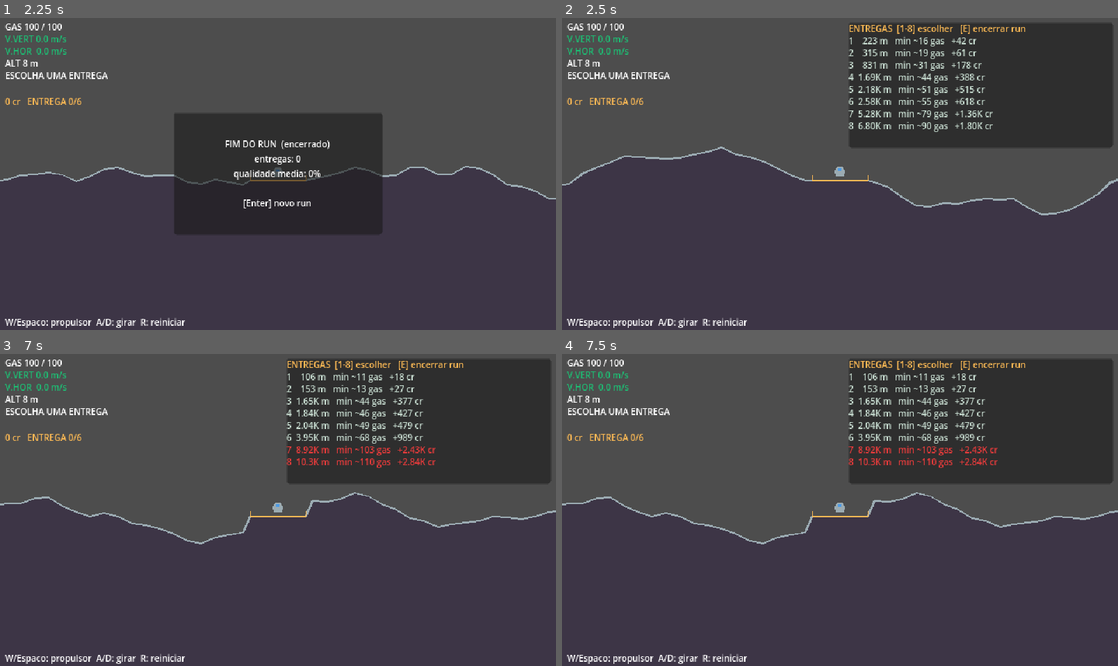
Above: before the commit, frames 1-4 (two rows, left to right).
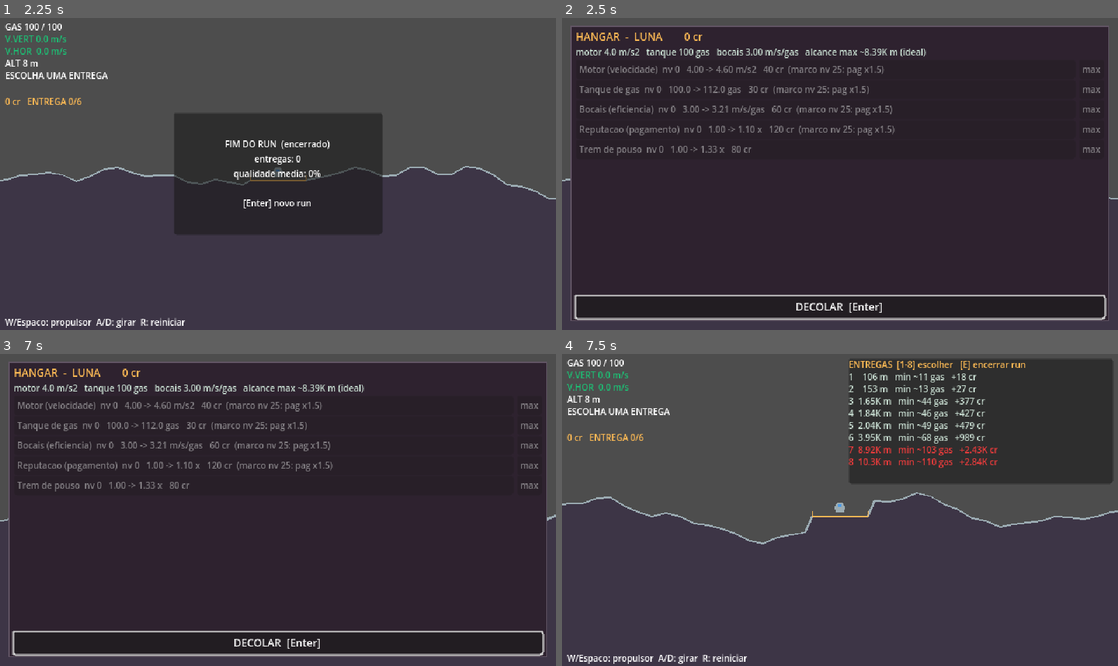
Above: after the commit, the same moments.

Repository: valdersonjr/incremental-lander
Game: Godot game, scene res://game/main.tscn
Two runs of this game, one before a commit and one after it. Both use one fixed random seed, a clock stepped at 60 frames per second and the inputs below.
Inputs (mouse positions are in pixels of both pictures, inside the frame that each line leads up to):
- Up to frame 1 (2.25 s): tap Enter (confirm) at 0.5, 1.35, 2 s; hold D (rotate_right) 0.53-1.28 s; hold Enter (confirm) 0.53-1.28 s; tap R (restart) at 1.25 s; hold A (rotate_left) 1.28-2.03 s; hold D (rotate_right) from 2.03 s (still down); hold E (end_run) from 2.03 s (still down)
- Up to frame 2 (2.5 s): keep holding D (rotate_right); keep holding E (end_run); tap Enter (confirm) at 2.3 s
- Up to frame 3 (7 s): release D (rotate_right) at 2.75 s; release E (end_run) at 2.75 s; click (278, 644) at 2.75 s, where only the run after the commit has a clickable "DECOLAR [Enter]"; tap R (restart) at 3.5, 4.9, 5.75 s; hold W (thrust) 3.53-4.28 s; tap 1 at 3.6 s; tap Enter (confirm) at 3.8, 4.25, 5.1, 6.8 s; hold Enter (confirm) 4.28-5.03 s; hold A (rotate_left) 4.28-6.53 s; tap 9 at 4.35 s; hold Enter (confirm) 5.78-6.53 s; hold D (rotate_right) from 6.53 s (still down); tap E (end_run) at 6.6 s
- Up to frame 4 (7.5 s): release D (rotate_right) at 7.25 s; click (840, 644) at 7.25 s, where only the run after the commit has a clickable "DECOLAR [Enter]"

Frame 1 is identical in both runs. In frame 2, 41% of the frame differs, in the area x 0-100%, y 1-100%; in frame 3, 41%; in frame 4, nothing differs.

Commit message:
Fase 3: hangar e upgrades entre runs
- Purchases (puro, 6 testes): disponibilidade/custo da spec, comprar, comprar máximo, linhas do hangar
  (atual → próximo, próximo marco), alcance ideal
- GameState: planetas liberados, buy_upgrade/buy_upgrade_max, upgrade_rows; Events.upgrade_bought
- Tela de hangar (fundo opaco, botões comprar/máx, DECOLAR); fluxo resumo → hangar → novo run
- Demo compra upgrades sozinho: ganhos por run 312 → 1.760 → 3.988 cr

Co-Authored-By: Claude Opus 5.5 <noreply@anthropic.com>
Claude-Session: https://claude.ai/code/session_01JhKCi9Us7j2H5LJGQ5fDNT

Diff:
--- a/autoload/events.gd
+++ b/autoload/events.gd
@@ -8,3 +8,5 @@
 signal run_started(planet_id: String)
 @warning_ignore("unused_signal")
 signal run_finished(summary: Dictionary)
+@warning_ignore("unused_signal")
+signal upgrade_bought(upgrade_id: String, level: int)
--- a/autoload/game_state.gd
+++ b/autoload/game_state.gd
@@ -7,6 +7,7 @@
 var shop: Dictionary = {}
 var prestige_points := 0.0
 var current_planet := "luna"
+var unlocked_planets: Array = ["luna"]
 var runs_done := 0
 
 
@@ -40,3 +41,34 @@
 ## Stats atuais da nave (upgrades + prestigio + loja).
 func ship_stats() -> Dictionary:
 	return EconMath.ship_stats(levels, prestige_points, shop)
+
+
+## Compra 1 nivel de um upgrade (regras em Purchases/EconMath). Retorna true se comprou.
+func buy_upgrade(upgrade_id: String) -> bool:
+	var before := resources.duplicate()
+	if not Purchases.buy(resources, levels, upgrade_id, unlocked_planets, shop):
+		return false
+	_emit_changes(before)
+	Events.upgrade_bought.emit(upgrade_id, int(levels[upgrade_id]))
+	return true
+
+
+## Compra o maximo de niveis possivel. Retorna quantos.
+func buy_upgrade_max(upgrade_id: String) -> int:
+	var before := resources.duplicate()
+	var n := Purchases.buy_max(resources, levels, upgrade_id, unlocked_planets, shop)
+	if n > 0:
+		_emit_changes(before)
+		Events.upgrade_bought.emit(upgrade_id, int(levels[upgrade_id]))
+	return n
+
+
+## Linhas de upgrades disponiveis para o hangar.
+func upgrade_rows() -> Array[Dictionary]:
+	return Purchases.upgrade_rows(resources, levels, unlocked_planets, shop, prestige_points)
+
+
+func _emit_changes(before: Dictionary) -> void:
+	for res: String in resources:
+		if not is_equal_approx(float(before.get(res, 0.0)), float(resources[res])):
+			Events.resources_changed.emit(res, resources[res])
--- /dev/null
+++ b/game/hangar/hangar.gd
@@ -0,0 +1,86 @@
+## Hangar entre runs: comprar upgrades (clique/Enter no botao; "max" compra o maximo) e decolar.
+## Tudo que e numero vem de GameState/EconMath. Placeholder de UI (sem arte ainda).
+class_name Hangar
+extends PanelContainer
+
+signal launch_requested
+
+const UNITS := {"thrust": "m/s2", "tank": "gas", "efficiency": "m/s/gas", "pay_mult": "x", "gear": "x",
+		"drones": "", "autopilot": "x"}
+const COLOR_TITLE := Color("#fbb954")    # honey
+const COLOR_TEXT := Color("#c7dcd0")     # mist
+const COLOR_DIM := Color("#7f708a")      # lilac_grey
+
+@onready var _header: Label = %Header
+@onready var _ship: Label = %Ship
+@onready var _rows: VBoxContainer = %Rows
+@onready var _launch: Button = %Launch
+
+
+func _ready() -> void:
+	_launch.pressed.connect(func() -> void: launch_requested.emit())
+
+
+## Mostra o hangar atualizado.
+func open() -> void:
+	visible = true
+	refresh()
+	_launch.grab_focus()
+
+
+func refresh() -> void:
+	var planet := GameState.current_planet
+	var res := "%s cr" % EconMath.fmt(GameState.amount("credits"))
+	if GameState.amount("ore") > 0.0:
+		res += "   %s minerio" % EconMath.fmt(GameState.amount("ore"))
+	_header.text = "HANGAR  -  %s        %s" % [planet.to_upper(), res]
+	var s := GameState.ship_stats()
+	var reach := Purchases.max_reach_m(planet, s, float(s["tank"]))
+	_ship.text = "motor %.1f m/s2   tanque %s gas   bocais %.2f m/s/gas   alcance max ~%s m (ideal)" % [
+			float(s["thrust"]), EconMath.fmt(float(s["tank"])), float(s["efficiency"]), EconMath.fmt(reach)]
+	for c in _rows.get_children():
+		c.queue_free()
+	for r: Dictionary in GameState.upgrade_rows():
+		_rows.add_child(_make_row(r))
+
+
+func _make_row(r: Dictionary) -> HBoxContainer:
+	var row := HBoxContainer.new()
+	var buy := Button.new()
+	buy.size_flags_horizontal = Control.SIZE_EXPAND_FILL
+	buy.alignment = HORIZONTAL_ALIGNMENT_LEFT
+	var cost_txt := []
+	for res: String in r["cost"]:
+		cost_txt.append("%s %s" % [EconMath.fmt(float(r["cost"][res])), "cr" if res == "credits" else res])
+	var unit: String = UNITS.get(r["stat"], "")
+	var ms := ""
+	if not (r["milestone"] as Dictionary).is_empty():
+		ms = "  (marco nv %d: pag x%s)" % [int(r["milestone"]["level"]), str(r["milestone"]["mult"])]
+	buy.text = "%s  nv %d   %s -> %s %s   %s%s" % [r["name"], int(r["level"]), _num(r["current"]),
+			_num(r["next"]), unit, " + ".join(cost_txt), ms]
+	buy.disabled = not r["affordable"]
+	buy.add_theme_font_size_override(&"font_size", 10)
+	var id: String = r["id"]
+	buy.pressed.connect(func() -> void:
+		GameState.buy_upgrade(id)
+		refresh())
+	var mx := Button.new()
+	mx.text = "max"
+	mx.disabled = not r["affordable"]
+	mx.add_theme_font_size_override(&"font_size", 10)
+	mx.pressed.connect(func() -> void:
+		GameState.buy_upgrade_max(id)
+		refresh())
+	row.add_child(buy)
+	row.add_child(mx)
+	return row
+
+
+func _unhandled_input(event: InputEvent) -> void:
+	if visible and event.is_action_pressed(&"confirm"):
+		get_viewport().set_input_as_handled()
+		launch_requested.emit()
+
+
+func _num(v: float) -> String:
+	return EconMath.fmt(v) if v >= 1000.0 else ("%.2f" % v if v < 10.0 else "%.1f" % v)
--- /dev/null
+++ b/game/hangar/hangar.tscn
@@ -0,0 +1,55 @@
+[gd_scene format=3]
+
+[ext_resource type="Script" path="res://game/hangar/hangar.gd" id="1_hangar"]
+
+[sub_resource type="StyleBoxFlat" id="StyleBoxFlat_bg"]
+bg_color = Color(0.18, 0.133, 0.184, 1)
+border_width_left = 1
+border_width_top = 1
+border_width_right = 1
+border_width_bottom = 1
+border_color = Color(0.384, 0.333, 0.396, 1)
+content_margin_left = 6.0
+content_margin_top = 4.0
+content_margin_right = 6.0
+content_margin_bottom = 4.0
+
+[node name="Hangar" type="PanelContainer"]
+offset_left = 10.0
+offset_top = 10.0
+offset_right = 630.0
+offset_bottom = 350.0
+theme_override_styles/panel = SubResource("StyleBoxFlat_bg")
+script = ExtResource("1_hangar")
+
+[node name="VBox" type="VBoxContainer" parent="."]
+layout_mode = 2
+theme_override_constants/separation = 2
+
+[node name="Header" type="Label" parent="VBox"]
+unique_name_in_owner = true
+layout_mode = 2
+theme_override_font_sizes/font_size = 12
+theme_override_colors/font_color = Color(0.984, 0.725, 0.329, 1)
+
+[node name="Ship" type="Label" parent="VBox"]
+unique_name_in_owner = true
+layout_mode = 2
+theme_override_font_sizes/font_size = 10
+theme_override_colors/font_color = Color(0.78, 0.863, 0.816, 1)
+
+[node name="Scroll" type="ScrollContainer" parent="VBox"]
+layout_mode = 2
+size_flags_vertical = 3
+
+[node name="Rows" type="VBoxContainer" parent="VBox/Scroll"]
+unique_name_in_owner = true
+layout_mode = 2
+size_flags_horizontal = 3
+theme_override_constants/separation = 1
+
+[node name="Launch" type="Button" parent="VBox"]
+unique_name_in_owner = true
+layout_mode = 2
+theme_override_font_sizes/font_size = 12
+text = "DECOLAR  [Enter]"
--- a/game/main.gd
+++ b/game/main.gd
@@ -1,12 +1,13 @@
 ## Entrada do jogo: Main -> World (voo) + GUI (HUD, ofertas, resumo). Orquestra o run (Fase 2):
 ## ofertas -> voo -> entrega -> recompensas (GameState) -> ofertas ... -> resumo -> novo run.
-## Args: --demo (piloto automatico escolhe e voa), --seed=N, --planet=id. R reinicia o run.
+## Args: --demo (piloto automatico escolhe, voa e compra), --seed=N, --planet=id, --hangar_wait=s. R reinicia.
 extends Node
 
 const FLIGHT_SCENE := preload("res://game/flight/flight.tscn")
 const HUD_SCENE := preload("res://game/hud/hud.tscn")
 const OFFER_SCENE := preload("res://game/run/offer_panel.tscn")
 const SUMMARY_SCENE := preload("res://game/run/run_summary.tscn")
+const HANGAR_SCENE := preload("res://game/hangar/hangar.tscn")
 
 var _args: Dictionary = {}
 var _demo := false
@@ -16,6 +17,7 @@
 var _hud: Hud = null
 var _offers: OfferPanel = null
 var _summary: RunSummary = null
+var _hangar: Hangar = null
 
 @onready var _world: Node2D = %World
 @onready var _gui: CanvasLayer = %GUI
@@ -29,15 +31,20 @@
 	_run_seed = int(_args.get("seed", WorldConfig.load_config()["demo"]["seed"]))
 	if _args.has("planet"):
 		GameState.current_planet = str(_args["planet"])
+	_hangar = HANGAR_SCENE.instantiate()
+	_gui.add_child(_hangar)
+	_hangar.visible = false
+	_hangar.launch_requested.connect(_on_launch_requested)
 	_start_run()
 
 
 func _unhandled_input(event: InputEvent) -> void:
-	if event.is_action_pressed(&"restart"):
+	if event.is_action_pressed(&"restart") and not _hangar.visible:
 		_start_run()
 
 
 func _start_run() -> void:
+	_hangar.visible = false
 	for n: Node in [_flight, _hud, _offers, _summary]:
 		if n != null:
 			n.queue_free()
@@ -52,6 +59,7 @@
 	_summary = SUMMARY_SCENE.instantiate()
 	_gui.add_child(_summary)
 	_summary.visible = false
+	_gui.move_child(_hangar, -1)  # hangar sempre por cima
 	_flight.start(GameState.current_planet, _run_seed, stats, _demo)
 	_hud.bind(_flight, _run)
 	_flight.delivery_finished.connect(_on_delivery_finished)
@@ -120,9 +128,37 @@
 		_on_continue()
 
 
+## Fim do run -> hangar (comprar upgrades) -> decolar novo run.
 func _on_continue() -> void:
+	_summary.visible = false
+	_hud.visible = false
+	_hangar.open()
+	if _demo:
+		_demo_shop()
+		await get_tree().create_timer(float(_args.get("hangar_wait", 0.5))).timeout
+		_on_launch_requested()
+
+
+func _on_launch_requested() -> void:
 	_run_seed += 1
 	_start_run()
+
+
+## Demo: compra repetidamente o upgrade acessivel mais barato (verificacao automatica da progressao).
+func _demo_shop() -> void:
+	while true:
+		var best := ""
+		var best_cost := INF
+		for r: Dictionary in GameState.upgrade_rows():
+			var c := float(r["cost"].get("credits", 0.0))
+			if r["affordable"] and c < best_cost:
+				best = r["id"]
+				best_cost = c
+		if best == "" or not GameState.buy_upgrade(best):
+			break
+	_hangar.refresh()
+	print("HANGAR ", JSON.stringify({"credits": GameState.amount("credits"), "levels": GameState.levels,
+			"stats": GameState.ship_stats()}))
 
 
 func _parse_args(args: PackedStringArray) -> Dictionary:
--- /dev/null
+++ b/scripts/economy/purchases.gd
@@ -0,0 +1,79 @@
+## Compras de upgrades (logica pura, testavel). Custos/efeitos vem da spec via EconMath — nada de numeros aqui.
+## Opera sobre dicionarios de estado (resources, levels) para poder ser testada sem autoloads.
+class_name Purchases
+extends RefCounted
+
+
+## Tem recursos para pagar o custo {recurso: qtd}?
+static func can_afford(resources: Dictionary, cost: Dictionary) -> bool:
+	for res: String in cost:
+		if float(resources.get(res, 0.0)) < float(cost[res]):
+			return false
+	return true
+
+
+## Compra 1 nivel. Muta resources/levels. Retorna true se comprou.
+static func buy(resources: Dictionary, levels: Dictionary, upgrade_id: String, unlocked: Array,
+		shop: Dictionary) -> bool:
+	var lv := int(levels.get(upgrade_id, 0))
+	if not EconMath.upgrade_available(upgrade_id, lv, unlocked, shop, levels):
+		return false
+	var cost := EconMath.upgrade_cost(upgrade_id, lv)
+	if not can_afford(resources, cost):
+		return false
+	for res: String in cost:
+		resources[res] = float(resources.get(res, 0.0)) - float(cost[res])
+	levels[upgrade_id] = lv + 1
+	return true
+
+
+## Compra o maximo de niveis possivel (ate `limit`). Retorna quantos comprou.
+static func buy_max(resources: Dictionary, levels: Dictionary, upgrade_id: String, unlocked: Array,
+		shop: Dictionary, limit: int = 1000) -> int:
+	var n := 0
+	while n < limit and buy(resources, levels, upgrade_id, unlocked, shop):
+		n += 1
+	return n
+
+
+## Linhas para a UI do hangar: upgrades disponiveis com nivel, custo, stat atual -> proximo e proximo marco.
+static func upgrade_rows(resources: Dictionary, levels: Dictionary, unlocked: Array, shop: Dictionary,
+		prestige_points: float) -> Array[Dictionary]:
+	var rows: Array[Dictionary] = []
+	var now := EconMath.ship_stats(levels, prestige_points, shop)
+	for u: Dictionary in EconMath.spec["upgrades"]:
+		var id: String = u["id"]
+		var lv := int(levels.get(id, 0))
+		if not EconMath.upgrade_available(id, lv, unlocked, shop, levels):
+			continue
+		var nxt_levels := levels.duplicate()
+		nxt_levels[id] = lv + 1
+		var nxt := EconMath.ship_stats(nxt_levels, prestige_points, shop)
+		var stat: String = u["effect"]["stat"]
+		var cost := EconMath.upgrade_cost(id, lv)
+		var milestone := {}
+		for m: Dictionary in u.get("milestones", []):
+			var every := int(m["every"])
+			milestone = {"level": (lv / every + 1) * every, "stat": m["stat"], "mult": m["mult"]}
+		rows.append({
+			"id": id, "name": u.get("name", id), "level": lv, "stat": stat,
+			"current": float(now.get(stat, 0.0)), "next": float(nxt.get(stat, 0.0)),
+			"cost": cost, "affordable": can_afford(resources, cost), "milestone": milestone,
+		})
+	return rows
+
+
+## Maior distancia (m) alcancavel com `gas`, pelo delta-v ideal (sem desperdicio). Busca binaria.
+static func max_reach_m(planet_id: String, stats: Dictionary, gas: float) -> float:
+	var eff := float(stats["efficiency"])
+	var lo := 0.0
+	var hi := 1.0e6
+	if EconMath.estimated_hop_dv(planet_id, 1.0, stats) / eff > gas:
+		return 0.0
+	for i in 60:
+		var mid := (lo + hi) * 0.5
+		if EconMath.estimated_hop_dv(planet_id, mid, stats) / eff <= gas:
+			lo = mid
+		else:
+			hi = mid
+	return lo
--- /dev/null
+++ b/tests/unit/run/test_purchases.gd
@@ -0,0 +1,58 @@
+## Compras de upgrades: custo da spec, disponibilidade, comprar maximo, alcance.
+extends TestCase
+
+
+func before_each() -> void:
+	EconMath.load_spec()
+
+
+func test_comprar_desconta_custo_da_spec() -> void:
+	var res := {"credits": 1000.0}
+	var lv := {}
+	var custo: float = EconMath.upgrade_cost("tank", 0)["credits"]
+	assert_true(Purchases.buy(res, lv, "tank", ["luna"], {}))
+	assert_eq(lv["tank"], 1)
+	assert_almost(res["credits"], 1000.0 - custo)
+
+
+func test_sem_dinheiro_nao_compra() -> void:
+	var res := {"credits": 1.0}
+	var lv := {}
+	assert_false(Purchases.buy(res, lv, "tank", ["luna"], {}))
+	assert_false(lv.has("tank"))
+
+
+func test_refinaria_so_com_ares() -> void:
+	var res := {"credits": 1e9, "ore": 1e9}
+	assert_false(Purchases.buy(res, {}, "refinery", ["luna"], {}))
+	assert_true(Purchases.buy(res, {}, "refinery", ["luna", "ares"], {}))
+
+
+func test_comprar_maximo_para_quando_acaba() -> void:
+	var res := {"credits": 500.0}
+	var lv := {}
+	var n := Purchases.buy_max(res, lv, "tank", ["luna"], {})
+	assert_true(n >= 3)
+	assert_eq(lv["tank"], n)
+	assert_false(Purchases.can_afford(res, EconMath.upgrade_cost("tank", n)))
+
+
+func test_linhas_do_hangar_mostram_proximo_valor() -> void:
+	var rows := Purchases.upgrade_rows({"credits": 0.0}, {}, ["luna"], {}, 0.0)
+	var ids := rows.map(func(r: Dictionary) -> String: return r["id"])
+	assert_true("thrust" in ids and "tank" in ids)
+	assert_false("refinery" in ids, "refinaria exige Ares")
+	assert_false("fleet" in ids, "frota exige Motor de dobra")
+	for r: Dictionary in rows:
+		if r["id"] == "tank":
+			assert_almost(r["next"], r["current"] * 1.12, 1e-6)
+
+
+func test_alcance_cresce_com_tanque() -> void:
+	var s0 := EconMath.ship_stats({})
+	var s5 := EconMath.ship_stats({"tank": 5})
+	var r0 := Purchases.max_reach_m("luna", s0, float(s0["tank"]))
+	var r5 := Purchases.max_reach_m("luna", s5, float(s5["tank"]))
+	assert_true(r0 > 100.0)
+	assert_true(r5 > r0)
+	assert_almost(EconMath.estimated_hop_dv("luna", r0, s0) / float(s0["efficiency"]), float(s0["tank"]), 1e-3)
Not shown, added: game/hangar/hangar.gd.uid
Not shown, added: scripts/economy/purchases.gd.uid
Not shown, added: tests/unit/run/test_purchases.gd.uid
Not shown, changed: docs/ARCHITECTURE.md
Not shown, changed: docs/DECISIONS.md
Not shown, changed: docs/HANDOFF.md
Not shown, changed: docs/ROADMAP.md
